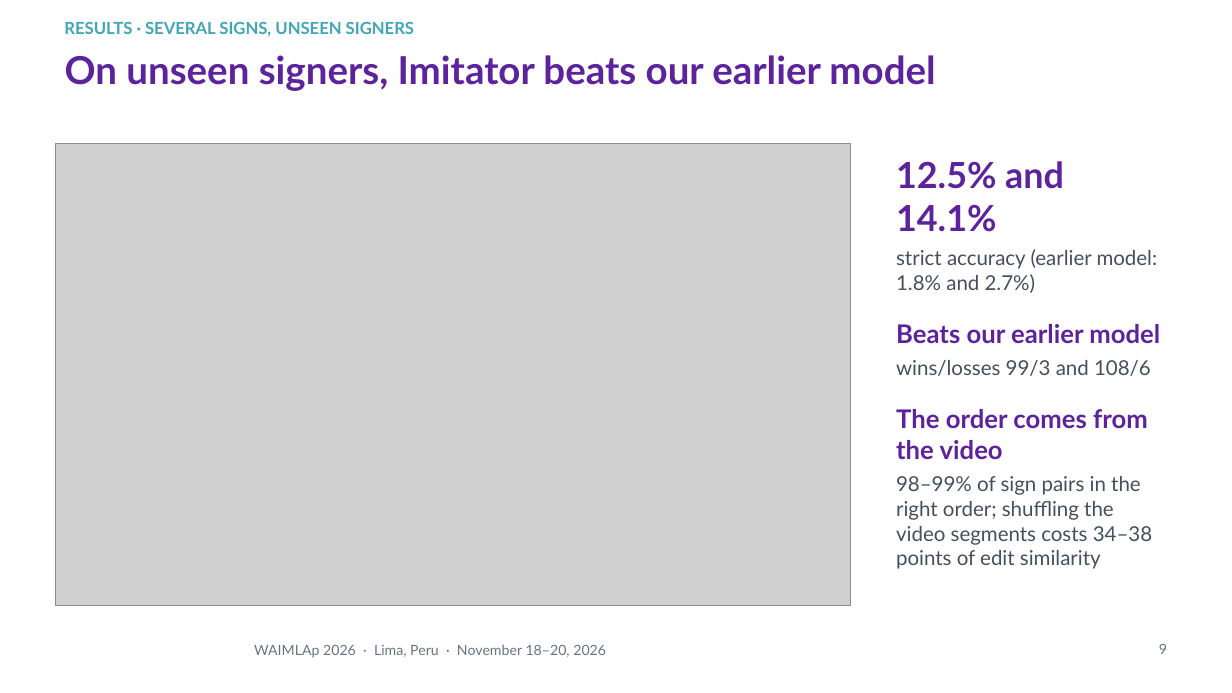
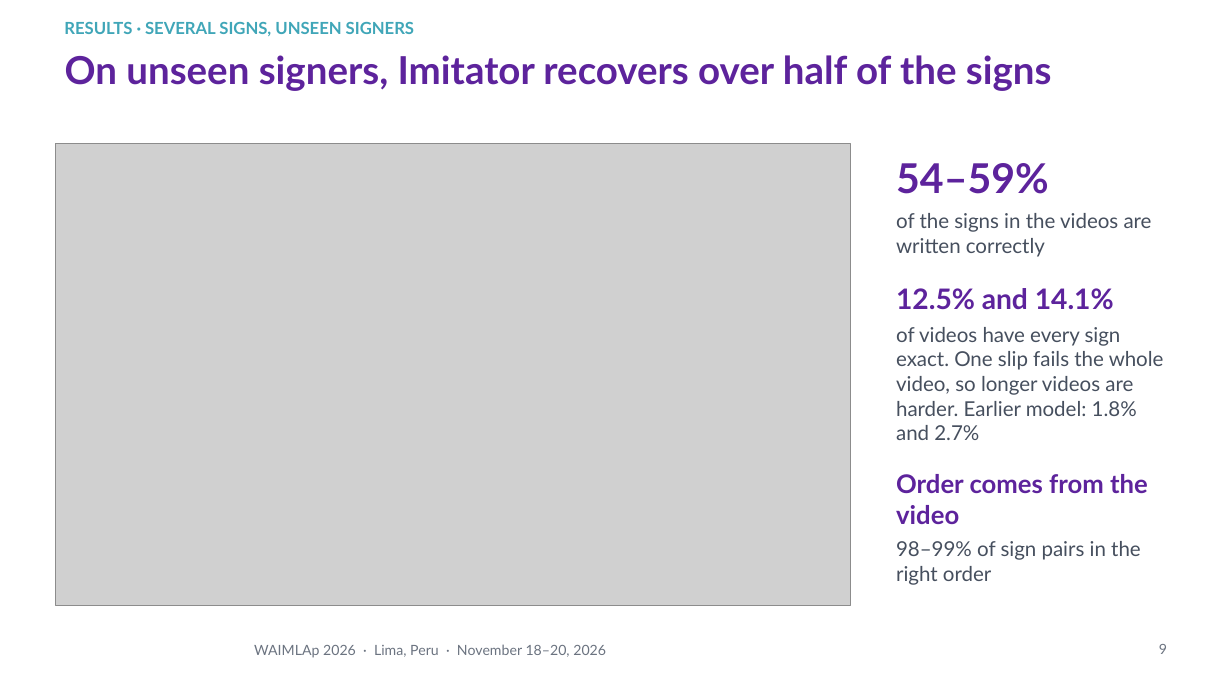
Before and after one commit to Percep3/Imitator, a slide deck: slide 9 of presentation/waimlap2026/imitator_waimlap2026.pptx. Drawn at 1232x693 pixels with LibreOffice and Linux fonts; fonts in the diff are those of the drawing; grey boxes stand for pictures; background and template pictures are left out. Boxes give left, top, right and bottom in pixels: in the first picture for what was removed or moved away, otherwise in the second. Text is boxed around its words. In the diff, an @@ line names an element or a change of style, - is before the commit and + after.

```diff
--- a/presentation/waimlap2026/imitator_waimlap2026.pptx
+++ b/presentation/waimlap2026/imitator_waimlap2026.pptx
@@ title at (65, 55, 1052, 91): text changed @@
-On unseen signers, Imitator beats our earlier model
+On unseen signers, Imitator recovers over half of the signs
@@ text at (896, 163, 1152, 257): paragraphs added @@
+54–59%
+of the signs in the videos are written correctly
@@ text at (896, 288, 1114, 310): size 28 to 22 pt in "12.5% and 14.1%"; less space between paragraphs @@
@@ text at (896, 327, 1164, 585): text changed @@
-strict accuracy (earlier model: 1.8% and 2.7%)
-Beats our earlier model
-wins/losses 99/3 and 108/6
-The order comes from the video
-98–99% of sign pairs in the right order; shuffling the video segments costs 34–38 points of edit similarity
+of videos have every sign exact. One slip fails the whole video, so longer videos are harder. Earlier model: 1.8% and 2.7%
+Order comes from the video
+98–99% of sign pairs in the right order
```
Also in this commit, not shown: 3 other slides changed, 5 other files.
